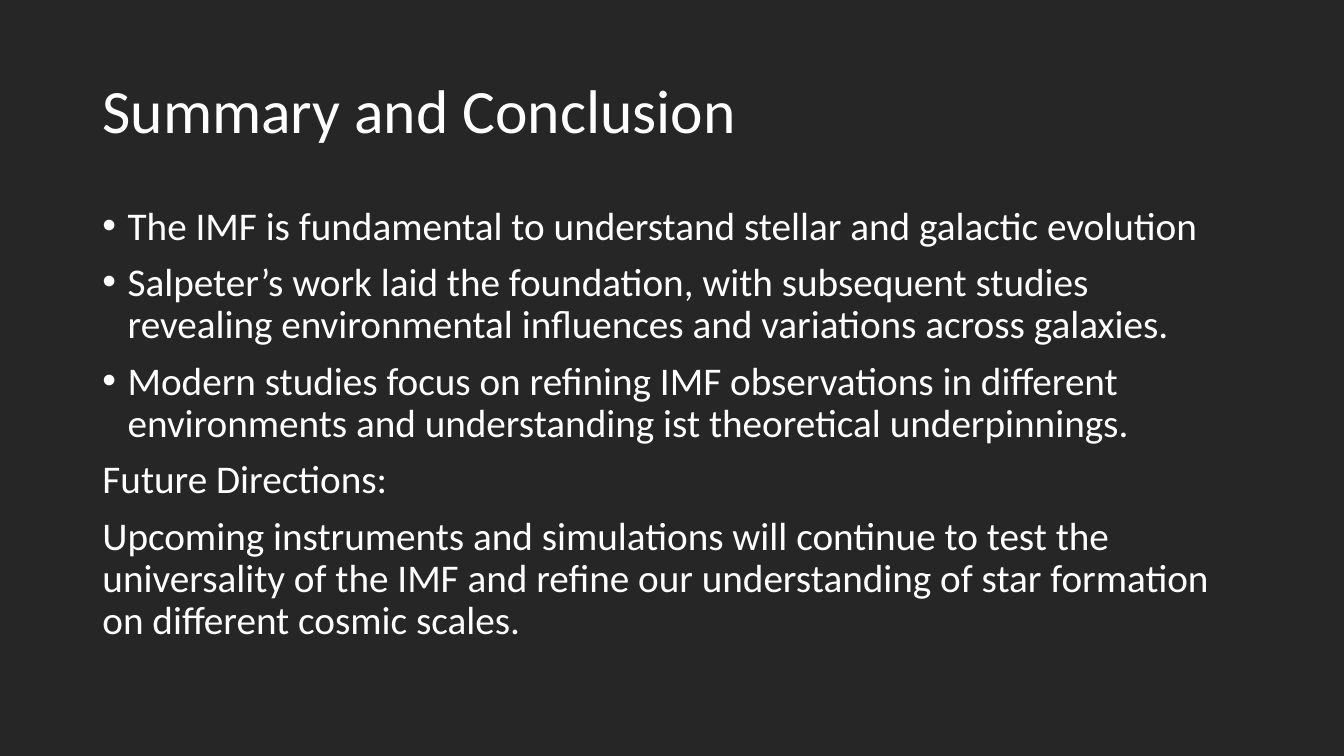
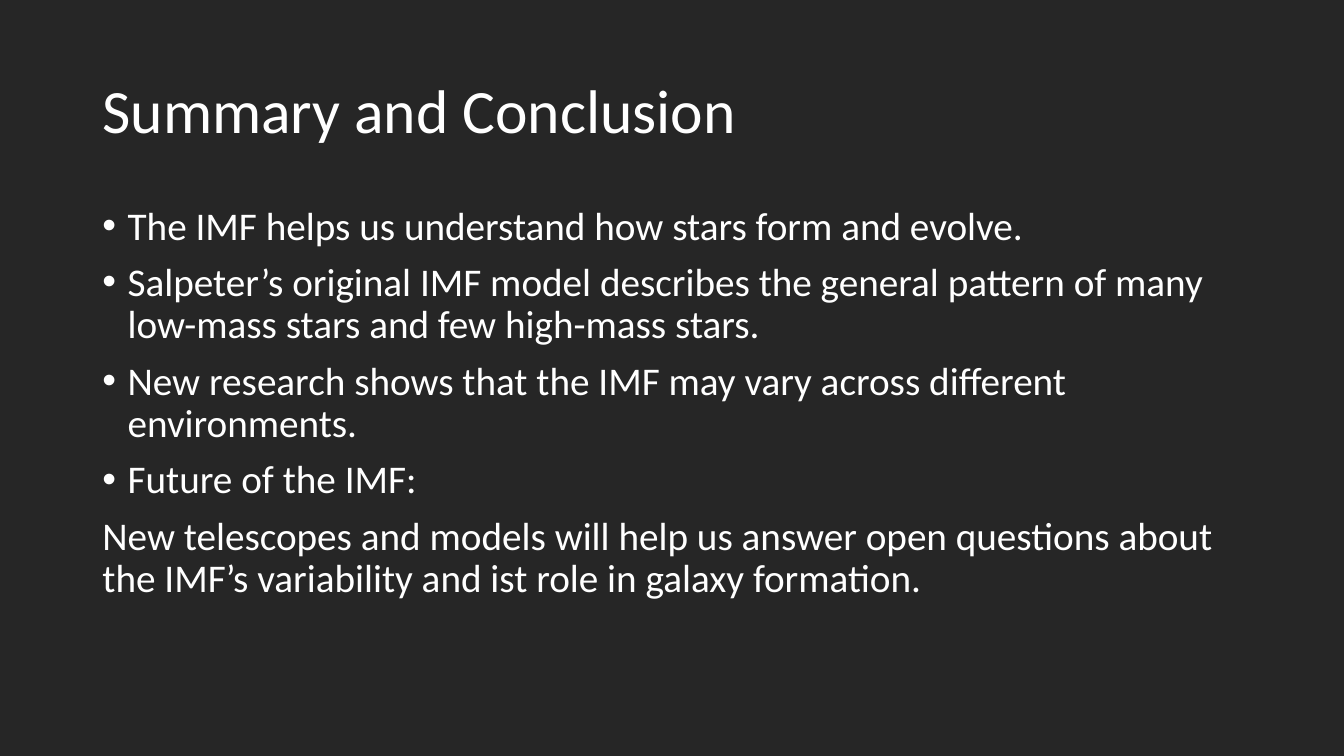
Before and after one commit to laxm7/sta_project, a slide deck: slide 6 of imf_intro_chiara_felix_laxman.pptx. Drawn at 1344x756 pixels with LibreOffice and Linux fonts; fonts in the diff are those of the drawing. Boxes give left, top, right and bottom in pixels: in the first picture for what was removed or moved away, otherwise in the second. Text is boxed around its words. In the diff, an @@ line names an element or a change of style, - is before the commit and + after.

```diff
--- a/imf_intro_chiara_felix_laxman.pptx
+++ b/imf_intro_chiara_felix_laxman.pptx
@@ text at (x1=102, y1=212, x2=1213, y2=599): text changed @@
-• The IMF is fundamental to understand stellar and galactic evolution
-• Salpeter’s work laid the foundation, with subsequent studies revealing environmental influences and variations across galaxies.
-• Modern studies focus on refining IMF observations in different environments and understanding ist theoretical underpinnings.
-Future Directions:
-Upcoming instruments and simulations will continue to test the universality of the IMF and refine our understanding of star formation on different cosmic scales.
+• The IMF helps us understand how stars form and evolve.
+• Salpeter’s original IMF model describes the general pattern of many low-mass stars and few high-mass stars.
+• New research shows that the IMF may vary across different environments.
+• Future of the IMF:
+New telescopes and models will help us answer open questions about the IMF’s variability and ist role in galaxy formation.
```
Also in this commit, not shown: 3 other slides changed, 1 slide added, 1 slide removed.
